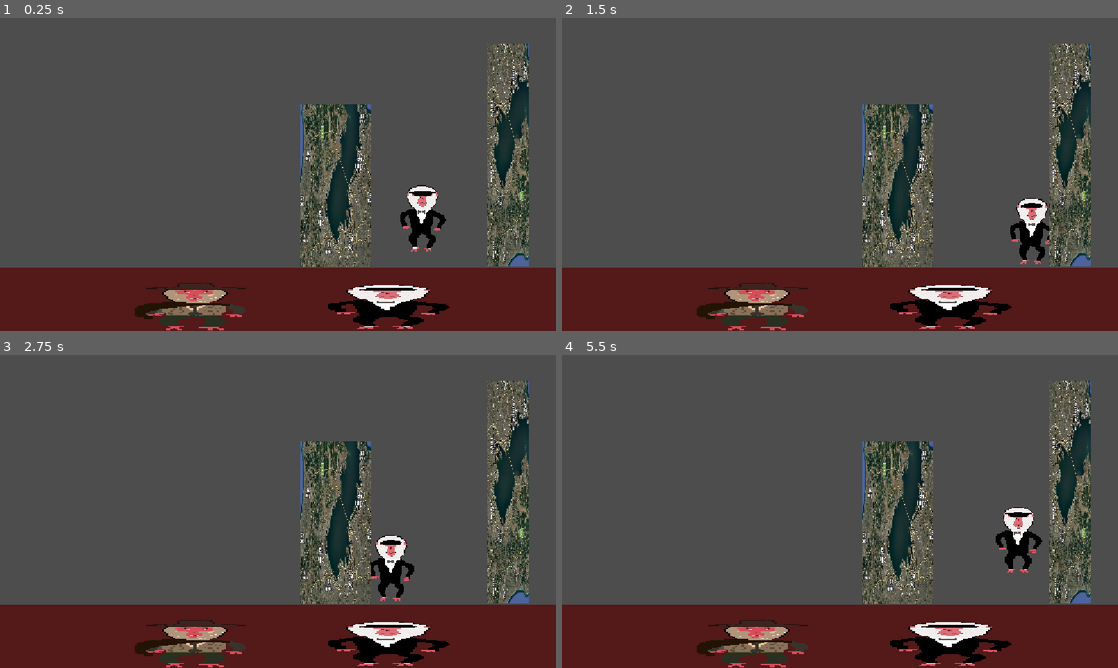
Above: before the commit, frames 1-4 (two rows, left to right).
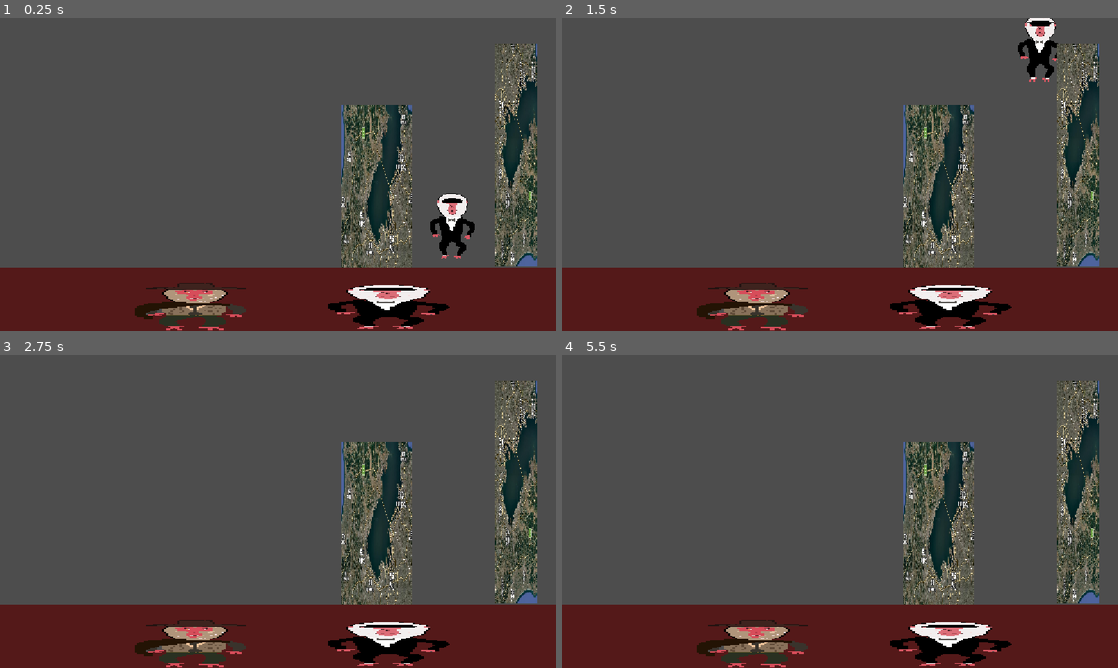
Above: after the commit, the same moments.

Repository: sDANTOSO/apocalypse-monkey
Game: Godot game, scene res://Scenes/forest.tscn
Two runs of this game, one before a commit and one after it. Both use one fixed random seed, a clock stepped at 60 frames per second and the inputs below. This scene is started directly instead of the project's main scene.
Inputs (mouse positions are in pixels of both pictures, inside the frame that each line leads up to):
- Up to frame 1 (0.25 s): no input
- Up to frame 2 (1.5 s): tap Enter at 0.5 s; move the mouse to (962, 158) at 0.52 s; hold D (right) from 0.53 s (still down); tap Space (jump) at 0.6, 0.77, 1.07 s; click (962, 158) at 0.67 s; move the mouse to (728, 190) at 1.27 s; click (728, 190) at 1.35 s
- Up to frame 3 (2.75 s): tap Space (jump) at 1.52, 1.55, 1.82, 2.3 s; move the mouse to (333, 442) at 2.02 s; release D (right) at 2.03 s; hold A (left) from 2.03 s (still down); tap Alt at 2.1 s
- Up to frame 4 (5.5 s): move the mouse to (812, 574) at 2.77 s; release A (left) at 2.78 s; hold D (right) 2.78-4.28 s; tap Shift at 2.85 s; click (812, 574) at 2.92 s; tap Space (jump) at 3.02, 3.05, 3.32, 3.6, 3.77, 4.07, 4.52, 4.55, 4.82, 5.3 s; move the mouse to (1006, 558) at 3.52 s; move the mouse to (673, 464) at 4.27 s; hold A (left) 4.28-5.03 s; click (673, 464) at 4.35 s; move the mouse to (867, 511) at 5.02 s; hold D (right) from 5.03 s (still down); tap Alt at 5.1 s; click (867, 511) at 5.17 s

The runs differ from the first frame. In frame 1, 13% of the frame differs, in the area x 54-97%, y 8-80%; in frame 2, 13%, in the area x 54-97%, y 0-80%; in frame 3, 12%; in frame 4, 13%.

Commit message:
added monke jumping on trees

Diff:
--- a/apocalypse-monkeyy/Scenes/forest.tscn
+++ b/apocalypse-monkeyy/Scenes/forest.tscn
@@ -22,7 +22,9 @@
 shape = SubResource("RectangleShape2D_ilkqt")
 
 [node name="MainCharacter" parent="." unique_id=1825110969 instance=ExtResource("1_uee5o")]
-position = Vector2(612, -156)
+position = Vector2(674, -140)
+collision_layer = 257
+collision_mask = 257
 
 [node name="Monkes" type="Sprite2D" parent="." unique_id=431586813]
 position = Vector2(574, 590)
@@ -30,6 +32,8 @@
 texture = ExtResource("2_t7h48")
 
 [node name="Tree2" type="StaticBody2D" parent="." unique_id=676425552]
+position = Vector2(17, 0)
+collision_layer = 256
 
 [node name="Screenshot20260920030658" type="Sprite2D" parent="Tree2" unique_id=960498369]
 position = Vector2(1053, 284)
@@ -42,6 +46,8 @@
 shape = SubResource("RectangleShape2D_vs00g")
 
 [node name="Tree" type="StaticBody2D" parent="." unique_id=2112651990]
+position = Vector2(85, 2)
+collision_layer = 256
 
 [node name="Screenshot20260920030659" type="Sprite2D" parent="Tree" unique_id=1578441272]
 position = Vector2(695, 346)
--- a/apocalypse-monkeyy/Scripts/character_body_2d.gd
+++ b/apocalypse-monkeyy/Scripts/character_body_2d.gd
@@ -2,13 +2,13 @@
 
 
 const SPEED = 300.0
-const JUMP_VELOCITY = -400.0
+const JUMP_VELOCITY = -600.0
 const jump_powe = JUMP_VELOCITY
 const acc = 50
 const friction = 70
-const gravity = 120
-const wall_jump_pushback = 100
-
+const wall_slide_gravity = 120
+const wall_jump_pushback = 800
+var wall_sliding = false
 
 
 func _physics_process(delta: float) -> void:
@@ -17,17 +17,20 @@
 		velocity += get_gravity() * delta
 
 	# Handle jump.
-	if Input.is_action_just_pressed("jump") and is_on_floor():
+	if Input.is_action_just_pressed("jump"):
 		if is_on_floor():
 			velocity.y = JUMP_VELOCITY
-		if is_on_wall_only and Input.is_action_just_pressed("right"):
+
+		if is_on_wall and Input.is_action_pressed("right"):
 			velocity.y = JUMP_VELOCITY
 			velocity.x = -wall_jump_pushback
-		if is_on_wall_only and Input.is_action_just_pressed("left"):
+			print("wall")
+		if is_on_wall and Input.is_action_pressed("left"):
 			velocity.y = JUMP_VELOCITY
 			velocity.x = wall_jump_pushback
+			print("walls")
 
-
+	wall_slide(delta)
 	# Get the input direction and handle the movement/deceleration.
 	# As good practice, you should replace UI actions with custom gameplay actions.
 	var direction := Input.get_axis("left", "right")
@@ -37,3 +40,14 @@
 		velocity.x = move_toward(velocity.x, 0, SPEED)
 
 	move_and_slide()
+
+func wall_slide(delta):
+	if is_on_wall() and !is_on_floor():
+		if Input.is_action_pressed("left") or Input.is_action_pressed("right"):
+			wall_sliding = true
+	else:
+		wall_sliding = false
+	if wall_sliding:
+		velocity.y += (wall_slide_gravity * delta)
+		velocity.y = min(velocity.y, wall_slide_gravity)
+	## add wall climbing animation and wall jumping animation and flip h
--- a/apocalypse-monkeyy/Scripts/tower.gd
+++ b/apocalypse-monkeyy/Scripts/tower.gd
@@ -49,10 +49,11 @@
 ## like winton jump pack omg we are cooking
 ## when they reach they right point in the game play entrance animation and run through whatever we want
 
+
 ## so chapter 1 will just be like forest to urban
 ##should make gameplay mockups
 ##should make map
-##osaka or japan
+##tokyo map
 ##
 
 
--- a/apocalypse-monkeyy/project.godot
+++ b/apocalypse-monkeyy/project.godot
@@ -62,6 +62,7 @@
 [layer_names]
 
 2d_physics/layer_1="Character"
+2d_physics/layer_9="Wall"
 
 [physics]
 
